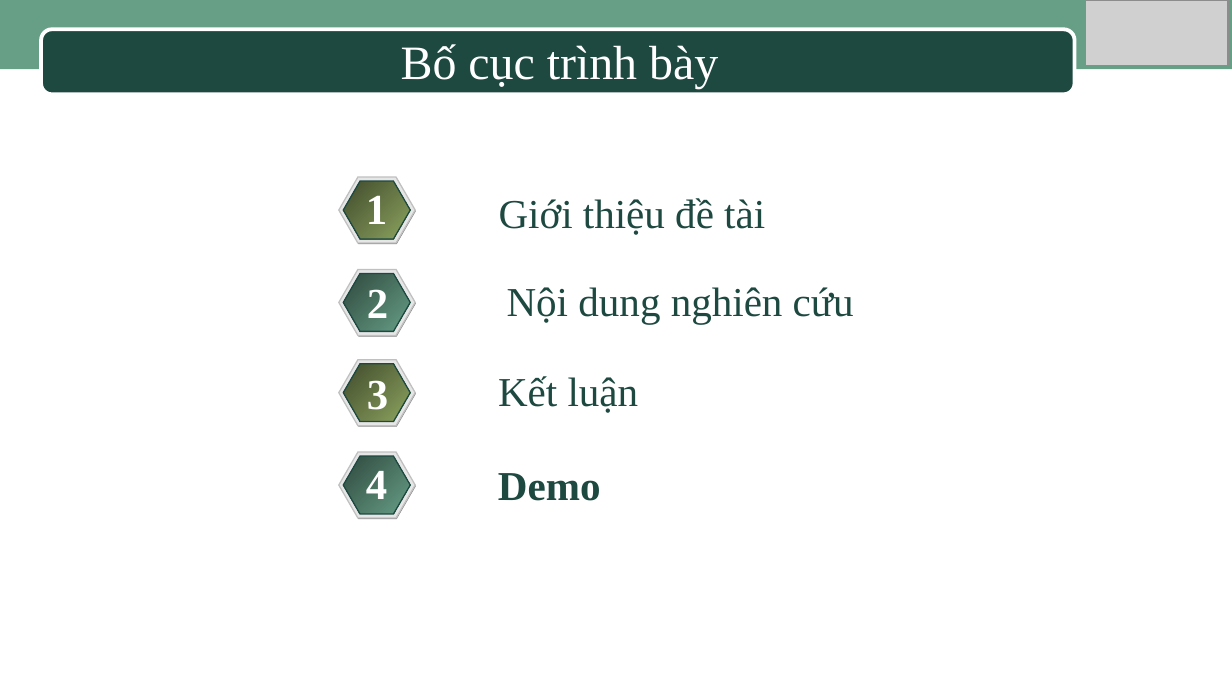
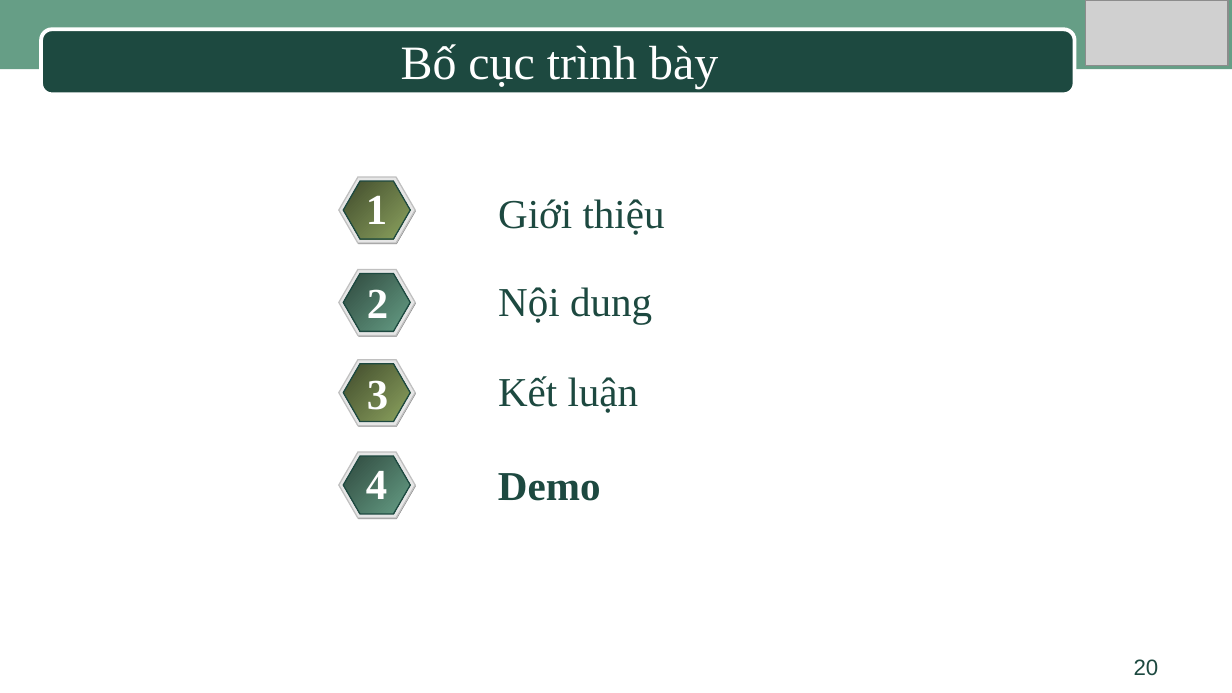
Before and after one commit to HuynhHueTruc/LuanVanTinHocUngDung, a slide deck: slide 20 of Slide_Bao_cao_luan_Van.ppt. Drawn at 1232x693 pixels with LibreOffice and Linux fonts; fonts in the diff are those of the drawing; grey boxes stand for pictures; background and template pictures are left out. Boxes give left, top, right and bottom in pixels: in the first picture for what was removed or moved away, otherwise in the second. Text is boxed around its words. In the diff, an @@ line names an element or a change of style, - is before the commit and + after.

```diff
--- a/Slide_Bao_cao_luan_Van.ppt
+++ b/Slide_Bao_cao_luan_Van.ppt
@@ text at box(498, 199, 665, 235): text changed @@
-Giới thiệu đề tài
+Giới thiệu
@@ text at box(498, 287, 652, 324): text changed @@
-Nội dung nghiên cứu
+Nội dung
@@ page number added at box(1134, 659, 1159, 675), 13 pt, text #1D4940 @@
+20
```
Also in this commit, not shown: 19 other slides changed, 11 other files.
